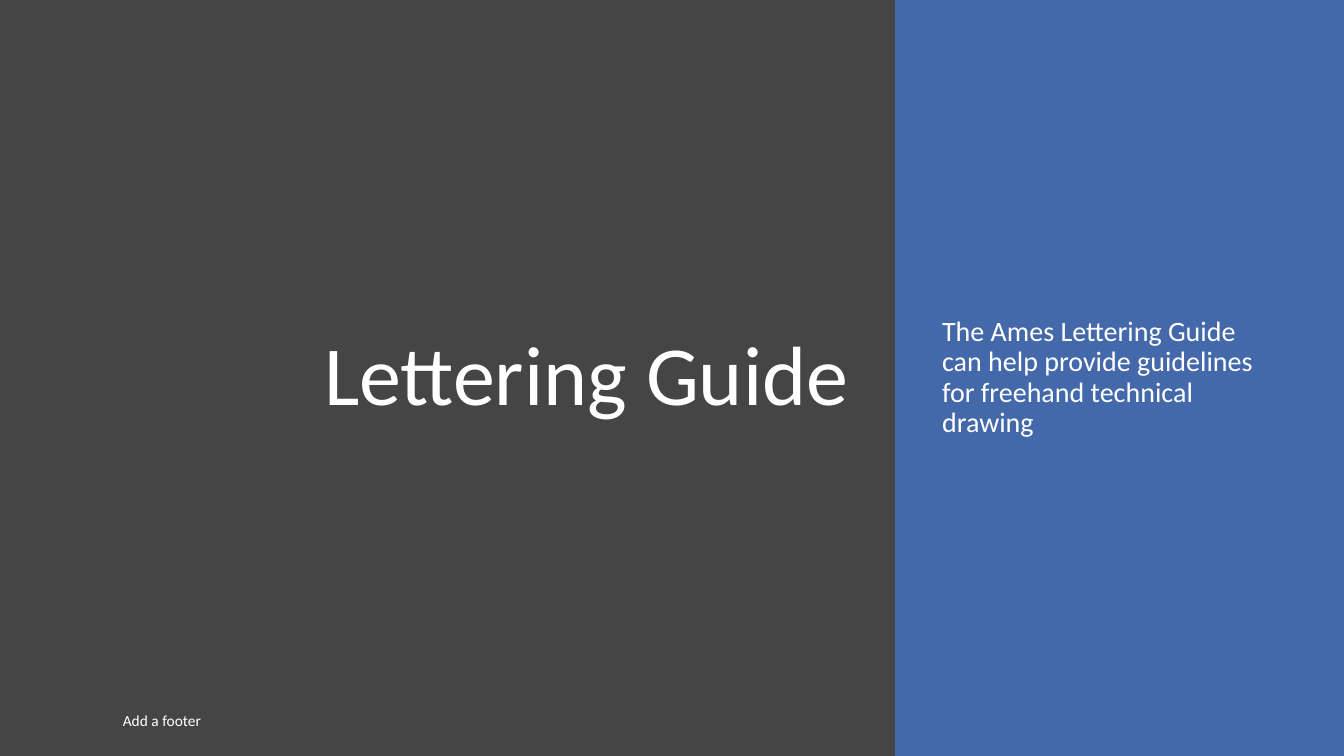
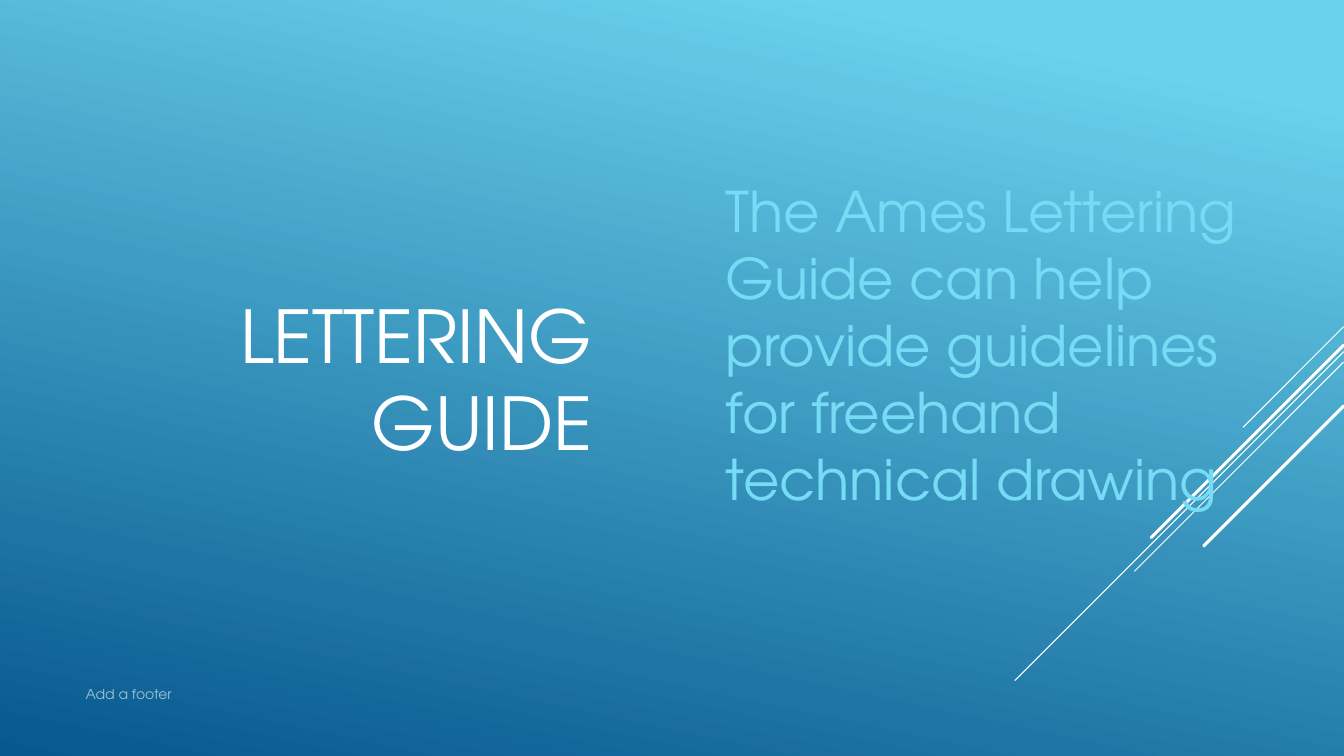
Before and after one commit to nickvertucci/Technology-Education-Curriculum, a slide deck: slide 6 of High School/Design and Drawing for Production/Unit 3 - Introduction to Lettering/Section 1 - What is Lettering/Assets/Unit 3 - Section 1 - What is Lettering.pptx. Drawn at 1344x756 pixels with LibreOffice and Linux fonts; fonts in the diff are those of the drawing. Boxes give left, top, right and bottom in pixels: in the first picture for what was removed or moved away, otherwise in the second. Text is boxed around its words. In the diff, an @@ line names an element or a change of style, - is before the commit and + after.

```diff
--- a/High School/Design and Drawing for Production/Unit 3 - Introduction to Lettering/Section 1 - What is Lettering/Assets/Unit 3 - Section 1 - What is Lettering.pptx
+++ b/High School/Design and Drawing for Production/Unit 3 - Introduction to Lettering/Section 1 - What is Lettering/Assets/Unit 3 - Section 1 - What is Lettering.pptx
@@ background #454545 to gradient #6ED2EB to #06588E @@
@@ rectangle removed at box(895, 0, 1344, 756) @@
@@ text "The Ames Lettering Guide can ...": place and size @@
-text "The Ames Lettering Guide can ..." at box(942, 321, 1252, 437)
+text "The Ames Lettering Guide can ..." at box(726, 164, 1236, 526)
@@ text "The Ames Lettering Guide can ..." at box(726, 164, 1236, 526): size 20 to 40 pt, font Calibri to TeX Gyre Adventor, text colour #FFFFFF to #76DBF4; line spacing 0.9 to 1; more space between paragraphs @@
@@ title at box(240, 308, 593, 451): text changed; size 60 to 52 pt; font Calibri to TeX Gyre Adventor @@
-Lettering Guide
+LETTERING GUIDE
@@ group added at box(1015, 327, 1344, 681): 5 lines @@
@@ text "Add a footer": place and size @@
-text "Add a footer" at box(123, 715, 201, 726)
+text "Add a footer" at box(86, 689, 172, 699)
@@ text "Add a footer" at box(86, 689, 172, 699): size 11 to 10 pt, font Calibri to TeX Gyre Adventor, text colour #FFFFFF to #FFFFFF at 60% opacity; vertical alignment middle to top @@
```
Also in this commit, not shown: 22 other slides changed, 3 slides added.
